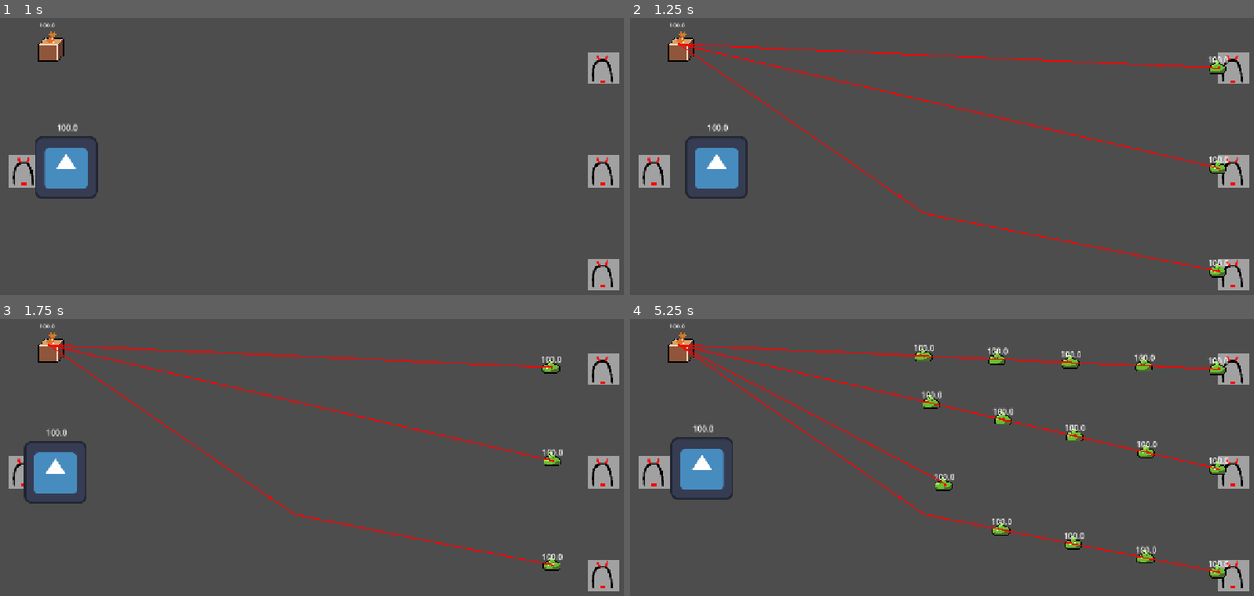
Above: before the commit, frames 1-4 (two rows, left to right).
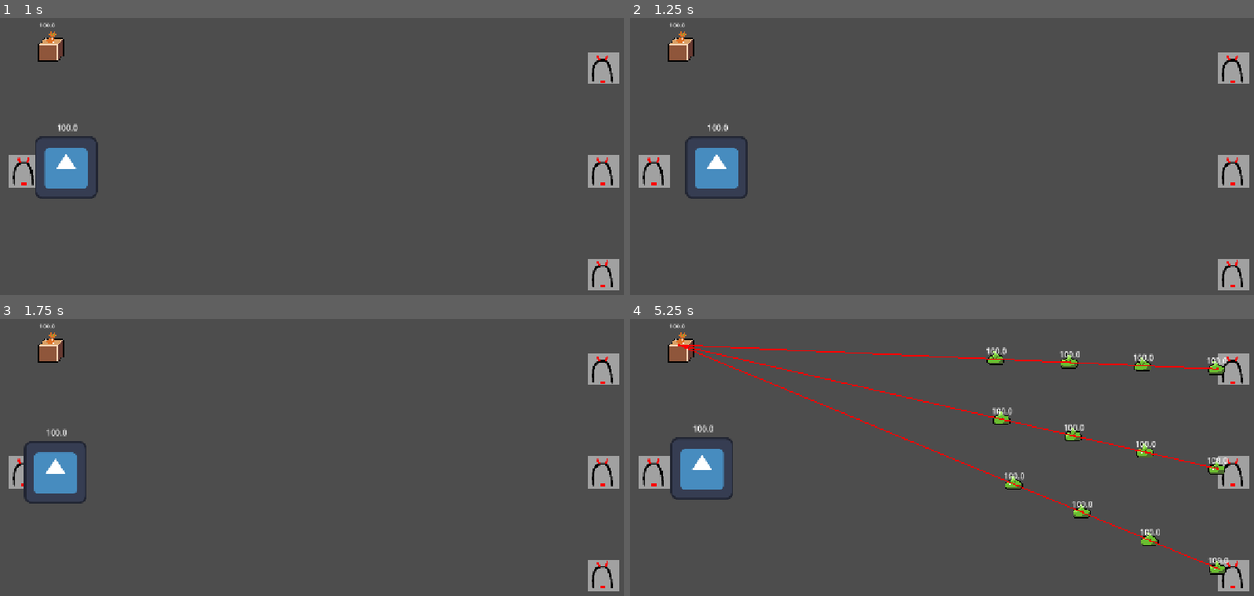
Above: after the commit, the same moments.

Repository: LukasReil/dungeon-ag
Game: Godot game, scene res://dungeonScene.tscn
Same seed, same stepped clock (60 frames per second), same inputs: the game is played once before the commit and once after it. The engine's default icon, where the game draws it, is replaced by a stand-in: a white triangle on a blue panel in a dark square.
Inputs:
- Up to frame 1 (1 s): tap Enter at 0.5 s; hold Right (Rechts) from 0.53 s (still down); tap W (Hoch) at 0.6 s
- Up to frame 2 (1.25 s): keep holding Right (Rechts)
- Up to frame 3 (1.75 s): release Right (Rechts) at 1.28 s; hold A (Links) from 1.28 s (still down); tap S (Runter) at 1.35 s
- Up to frame 4 (5.25 s): release A (Links) at 2.03 s; hold Shift (Sprint-key) 2.03-2.78 s; hold Right (Rechts) 2.03-3.53 s; tap one key every 0.75 s from 2.85 s: W (Hoch) S (Runter) Shift (Sprint-key) W (Hoch); hold A (Links) from 3.53 s (still down)

Frame 1 is identical in both runs. In frame 2, 1.6% of the frame differs, in the area x 7-96%, y 9-94%; in frame 3, 1.5%; in frame 4, 3.2%, in the area x 8-96%, y 9-94%.

Commit message:
Refactored Melee Attack System

Diff:
--- /dev/null
+++ b/Scrips/Tower.gd
@@ -0,0 +1,18 @@
+extends StaticBody2D
+
+@onready var anzeige: Label = $HealthLabel
+
+var Leben := 100.0
+
+func _ready() -> void:
+	pass
+
+func _process(delta: float) -> void:
+
+	anzeige.set_text(str(Leben))
+
+
+func _on_hitbox_area_shape_exited(area_rid: RID, area: Area2D, area_shape_index: int, local_shape_index: int) -> void:
+	var prj = area as Node2D as BaseProjectile
+	if prj != null:
+		Leben -= prj.damage
--- a/Scrips/baseprojektil.gd
+++ /dev/null
@@ -1,5 +0,0 @@
-extends Node2D
-class_name BaseProjektil
-
-@export var damage : float
-@export var pierce : float
--- a/Scrips/feind.gd
+++ b/Scrips/feind.gd
@@ -4,10 +4,6 @@
 @onready var nav2d: NavigationAgent2D = $NavigationAgent2D
 @onready var sprite_2d: Sprite2D = $Sprite2D
 @onready var health_label: Label = $Label
-@onready var attackRangeC2D: CollisionShape2D = $"Attack range/CollisionShape2D"
-
-@onready var attack_timer: Timer = $AttackTimer
-@onready var attack_persistance_timer: Timer = $AttackPersistanceTimer
 
 
 enum States {idle,moving,attacking}
@@ -88,7 +84,7 @@
 
 
 func _on_hitbox_area_shape_entered(area_rid: RID, area: Area2D, area_shape_index: int, local_shape_index: int) -> void:
-	var proj = area as Node2D as BaseProjektil
+	var proj = area as Node2D as BaseProjectile
 	if proj == null:
 		return
 
@@ -96,15 +92,3 @@
 
 	if Leben <= 0:
 		queue_free()
-
-
-func _on_attack_timer_timeout() -> void:
-	attackRangeC2D.disabled = false
-	attack_persistance_timer.start()
-
-
-
-
-func _on_attack_persistance_timer_timeout() -> void:
-	attackRangeC2D.disabled = true
-	attack_timer.start()
--- a/Szenen/feind.tscn
+++ b/Szenen/feind.tscn
@@ -2,10 +2,8 @@
 
 [ext_resource type="Script" uid="uid://bpbulxgx0ha6h" path="res://Scrips/feind.gd" id="1_pytia"]
 [ext_resource type="Texture2D" uid="uid://cly5qwvrek0il" path="res://Asset/Sprite-0001.png" id="2_drgsf"]
-[ext_resource type="Script" uid="uid://c01jc876s8dah" path="res://Scrips/baseprojektil.gd" id="3_drgsf"]
-
-[sub_resource type="CircleShape2D" id="CircleShape2D_6e5gl"]
-radius = 56.568542
+[ext_resource type="Script" uid="uid://0p8va7cx0p2v" path="res://level/roomElements/projectiles/melee_attack_system.gd" id="3_7nosr"]
+[ext_resource type="Script" uid="uid://c01jc876s8dah" path="res://level/roomElements/projectiles/base_projectile.gd" id="3_drgsf"]
 
 [sub_resource type="CapsuleShape2D" id="CapsuleShape2D_poog2"]
 height = 36.0
@@ -13,6 +11,9 @@
 [sub_resource type="CapsuleShape2D" id="CapsuleShape2D_aske4"]
 radius = 7.0
 height = 22.0
+
+[sub_resource type="CircleShape2D" id="CircleShape2D_1mxgh"]
+radius = 37.12142
 
 [node name="Feind" type="CharacterBody2D" unique_id=2020046729]
 collision_layer = 8
@@ -23,17 +24,6 @@
 texture_filter = 1
 position = Vector2(0, -8)
 texture = ExtResource("2_drgsf")
-
-[node name="Attack range" type="Area2D" parent="." unique_id=215858745]
-collision_layer = 64
-collision_mask = 0
-script = ExtResource("3_drgsf")
-damage = 10.0
-
-[node name="CollisionShape2D" type="CollisionShape2D" parent="Attack range" unique_id=441184566]
-shape = SubResource("CircleShape2D_6e5gl")
-disabled = true
-debug_color = Color(0.99627215, 0.4165959, 0.45443374, 0.41960785)
 
 [node name="NavigationAgent2D" type="NavigationAgent2D" parent="." unique_id=1574829332]
 debug_enabled = true
@@ -60,17 +50,27 @@
 offset_bottom = -5.0
 horizontal_alignment = 1
 
-[node name="AttackTimer" type="Timer" parent="." unique_id=595022129]
-wait_time = 0.9
-one_shot = true
+[node name="MeleeAttackSystem" type="Node2D" parent="." unique_id=404807631]
+script = ExtResource("3_7nosr")
+
+[node name="AttackRange" type="Area2D" parent="MeleeAttackSystem" unique_id=754171351]
+collision_layer = 64
+collision_mask = 0
+script = ExtResource("3_drgsf")
+damage = 10.0
+
+[node name="CollisionShape2D" type="CollisionShape2D" parent="MeleeAttackSystem/AttackRange" unique_id=2022616499]
+shape = SubResource("CircleShape2D_1mxgh")
+disabled = true
+
+[node name="AttackTime" type="Timer" parent="MeleeAttackSystem" unique_id=332714041]
 autostart = true
 
-[node name="AttackPersistanceTimer" type="Timer" parent="." unique_id=1678097185]
+[node name="DisableTimer" type="Timer" parent="MeleeAttackSystem" unique_id=1345511807]
 wait_time = 0.1
 one_shot = true
 
-[connection signal="area_shape_entered" from="Attack range" to="." method="_on_area_2d_area_shape_entered"]
 [connection signal="area_shape_entered" from="Hitbox" to="." method="_on_hitbox_area_shape_entered"]
 [connection signal="body_entered" from="Hitbox" to="." method="_on_hitbox_body_entered"]
-[connection signal="timeout" from="AttackTimer" to="." method="_on_attack_timer_timeout"]
-[connection signal="timeout" from="AttackPersistanceTimer" to="." method="_on_attack_persistance_timer_timeout"]
+[connection signal="timeout" from="MeleeAttackSystem/AttackTime" to="MeleeAttackSystem" method="_on_attack_time_timeout"]
+[connection signal="timeout" from="MeleeAttackSystem/DisableTimer" to="MeleeAttackSystem" method="_on_disable_timer_timeout"]
--- a/Szenen/tower.tscn
+++ b/Szenen/tower.tscn
@@ -1,14 +1,12 @@
 [gd_scene format=3 uid="uid://r32w6kpyiojw"]
 
-[ext_resource type="Script" uid="uid://bxdwdhqij4hpi" path="res://Tower.gd" id="1_16bow"]
+[ext_resource type="Script" uid="uid://bxdwdhqij4hpi" path="res://Scrips/Tower.gd" id="1_16bow"]
 [ext_resource type="Texture2D" uid="uid://bg0ptsnv4fta0" path="res://Asset/Sprite-0002.png" id="2_2pis0"]
-[ext_resource type="Script" uid="uid://c01jc876s8dah" path="res://Scrips/baseprojektil.gd" id="3_2pis0"]
+[ext_resource type="Script" uid="uid://0p8va7cx0p2v" path="res://level/roomElements/projectiles/melee_attack_system.gd" id="3_2pis0"]
+[ext_resource type="Script" uid="uid://c01jc876s8dah" path="res://level/roomElements/projectiles/base_projectile.gd" id="4_wimhw"]
 
 [sub_resource type="RectangleShape2D" id="RectangleShape2D_aske4"]
 size = Vector2(52, 48)
-
-[sub_resource type="CircleShape2D" id="CircleShape2D_aske4"]
-radius = 103.01942
 
 [sub_resource type="LabelSettings" id="LabelSettings_aske4"]
 font_size = 12
@@ -16,10 +14,13 @@
 [sub_resource type="RectangleShape2D" id="RectangleShape2D_6e5gl"]
 size = Vector2(53, 50)
 
+[sub_resource type="CircleShape2D" id="CircleShape2D_aske4"]
+radius = 103.01942
+
 [node name="Tower" type="StaticBody2D" unique_id=1281357301]
 script = ExtResource("1_16bow")
 
-[node name="CollisionShape2D" type="CollisionShape2D" parent="." unique_id=1973493116]
+[node name="CollisionBox" type="CollisionShape2D" parent="." unique_id=1973493116]
 position = Vector2(4, -5)
 shape = SubResource("RectangleShape2D_aske4")
 
@@ -28,30 +29,12 @@
 position = Vector2(6, -40)
 texture = ExtResource("2_2pis0")
 
-[node name="Kampfreichweite" type="Area2D" parent="." unique_id=947794808]
-collision_layer = 16
-collision_mask = 0
-script = ExtResource("3_2pis0")
-damage = 100.0
-
-[node name="CollisionShape2D" type="CollisionShape2D" parent="Kampfreichweite" unique_id=1948845947]
-shape = SubResource("CircleShape2D_aske4")
-disabled = true
-
-[node name="Label" type="Label" parent="." unique_id=1519462798]
+[node name="HealthLabel" type="Label" parent="." unique_id=1519462798]
 offset_left = -20.0
 offset_top = -64.0
 offset_right = 20.0
 offset_bottom = -41.0
 label_settings = SubResource("LabelSettings_aske4")
-
-[node name="Startzeit" type="Timer" parent="." unique_id=1373901429]
-wait_time = 5.0
-one_shot = true
-
-[node name="dauer" type="Timer" parent="." unique_id=249070526]
-wait_time = 0.1
-one_shot = true
 
 [node name="Hitbox" type="Area2D" parent="." unique_id=264051277]
 collision_layer = 0
@@ -61,7 +44,28 @@
 position = Vector2(4.5, -5)
 shape = SubResource("RectangleShape2D_6e5gl")
 
-[connection signal="timeout" from="Startzeit" to="." method="auszeit"]
-[connection signal="timeout" from="dauer" to="." method="dauer"]
+[node name="MeleeAttackSystem" type="Node2D" parent="." unique_id=404807631]
+script = ExtResource("3_2pis0")
+
+[node name="AttackRange" type="Area2D" parent="MeleeAttackSystem" unique_id=754171351]
+collision_layer = 16
+collision_mask = 0
+script = ExtResource("4_wimhw")
+damage = 100.0
+
+[node name="CollisionShape2D" type="CollisionShape2D" parent="MeleeAttackSystem/AttackRange" unique_id=2022616499]
+shape = SubResource("CircleShape2D_aske4")
+disabled = true
+
+[node name="AttackTime" type="Timer" parent="MeleeAttackSystem" unique_id=332714041]
+wait_time = 5.0
+autostart = true
+
+[node name="DisableTimer" type="Timer" parent="MeleeAttackSystem" unique_id=1345511807]
+wait_time = 0.1
+one_shot = true
+
 [connection signal="area_shape_exited" from="Hitbox" to="." method="_on_hitbox_area_shape_exited"]
 [connection signal="body_entered" from="Hitbox" to="." method="_feindaua"]
+[connection signal="timeout" from="MeleeAttackSystem/AttackTime" to="MeleeAttackSystem" method="_on_attack_time_timeout"]
+[connection signal="timeout" from="MeleeAttackSystem/DisableTimer" to="MeleeAttackSystem" method="_on_disable_timer_timeout"]
--- a/Tower.gd
+++ /dev/null
@@ -1,35 +0,0 @@
-extends StaticBody2D
-
-@onready var kampfreichweite: Area2D = $Kampfreichweite
-@onready var c2d: CollisionShape2D = $Kampfreichweite/CollisionShape2D
-@onready var anzeige: Label = $Label
-@onready var deauer: Timer = $dauer
-@onready var startzeit: Timer = $Startzeit
-
-var Leben := 100.0
-
-func _ready() -> void:
-	c2d.disabled = true
-	startzeit.start()
-
-func _process(delta: float) -> void:
-
-	anzeige.set_text(str(Leben))
-
-
-func auszeit() -> void:
-	c2d.disabled = false
-	deauer.start()
-	pass # Replace with function body.
-
-
-func dauer() -> void:
-	startzeit.start()
-	c2d.disabled = true
-
-
-func _on_hitbox_area_shape_exited(area_rid: RID, area: Area2D, area_shape_index: int, local_shape_index: int) -> void:
-	var prj = area as Node2D as BaseProjektil
-	if prj != null:
-		Leben -= prj.damage
-	pass
--- /dev/null
+++ b/level/roomElements/projectiles/base_projectile.gd
@@ -0,0 +1,22 @@
+class_name BaseProjectile
+extends Node2D
+
+signal projectile_destroyed(uid: int)
+
+@export var damage: float
+@export var pierce: float = INF
+
+var uid: int
+
+func init(uid: int) -> void:
+	self.uid = uid
+
+func hit(hardness: float) -> void:
+	pierce -= hardness
+	if pierce <= 0:
+		projectile_destroyed.emit(uid)
+		_on_projectile_destroyed()
+		queue_free()
+
+func _on_projectile_destroyed() -> void:
+	pass
--- /dev/null
+++ b/level/roomElements/projectiles/melee_attack_system.gd
@@ -0,0 +1,22 @@
+class_name MeleeAttackSystem
+extends Node2D
+
+@onready var attack_range_c2d: CollisionShape2D = $AttackRange/CollisionShape2D
+@onready var disable_timer: Timer = $DisableTimer
+
+
+func _ready() -> void:
+	pass
+
+
+func _process(delta: float) -> void:
+	pass
+
+
+func _on_attack_time_timeout() -> void:
+	attack_range_c2d.disabled = false
+	disable_timer.start()
+
+
+func _on_disable_timer_timeout() -> void:
+	attack_range_c2d.disabled = true
--- /dev/null
+++ b/level/roomElements/projectiles/melee_attack_system.tscn
@@ -0,0 +1,31 @@
+[gd_scene format=3 uid="uid://xvooudt1el64"]
+
+[ext_resource type="Script" uid="uid://0p8va7cx0p2v" path="res://level/roomElements/projectiles/melee_attack_system.gd" id="1_gghy0"]
+[ext_resource type="Script" uid="uid://c01jc876s8dah" path="res://level/roomElements/projectiles/base_projectile.gd" id="2_7jxwt"]
+
+[sub_resource type="CircleShape2D" id="CircleShape2D_aske4"]
+radius = 103.01942
+
+[node name="MeleeAttackSystem" type="Node2D" unique_id=404807631]
+script = ExtResource("1_gghy0")
+
+[node name="AttackRange" type="Area2D" parent="." unique_id=754171351]
+collision_layer = 16
+collision_mask = 0
+script = ExtResource("2_7jxwt")
+damage = 100.0
+
+[node name="CollisionShape2D" type="CollisionShape2D" parent="AttackRange" unique_id=2022616499]
+shape = SubResource("CircleShape2D_aske4")
+disabled = true
+
+[node name="AttackTime" type="Timer" parent="." unique_id=332714041]
+wait_time = 5.0
+autostart = true
+
+[node name="DisableTimer" type="Timer" parent="." unique_id=1345511807]
+wait_time = 0.1
+one_shot = true
+
+[connection signal="timeout" from="AttackTime" to="." method="_on_attack_time_timeout"]
+[connection signal="timeout" from="DisableTimer" to="." method="_on_disable_timer_timeout"]
--- a/level/roomElements/roomScene.tscn
+++ b/level/roomElements/roomScene.tscn
@@ -12,9 +12,9 @@
 [sub_resource type="WorldBoundaryShape2D" id="WorldBoundaryShape2D_wrlb0"]
 
 [sub_resource type="NavigationPolygon" id="NavigationPolygon_poog2"]
-vertices = PackedVector2Array(661.78906, 400, 1236.0703, 36.953125, 1240.9219, 680.9922, 656.72656, 418.89844, 656.72656, 381.10156, 642.89844, 367.27344, 31.96875, 31.039063, 624, 362.21094, 605.10156, 367.27344, 30.023438, 680, 591.27344, 381.10156, 586.21094, 400, 591.27344, 418.89844, 605.10156, 432.72656, 624, 437.78906, 642.89844, 432.72656)
-polygons = Array[PackedInt32Array]([PackedInt32Array(0, 1, 2, 3), PackedInt32Array(1, 0, 4), PackedInt32Array(1, 4, 5), PackedInt32Array(6, 1, 5, 7), PackedInt32Array(6, 7, 8), PackedInt32Array(9, 6, 8, 10), PackedInt32Array(9, 10, 11), PackedInt32Array(9, 11, 12), PackedInt32Array(9, 12, 13), PackedInt32Array(2, 9, 13, 14), PackedInt32Array(2, 14, 15), PackedInt32Array(2, 15, 3)])
-outlines = Array[PackedVector2Array]([PackedVector2Array(1246, 27, 22, 21, 20, 690, 1251, 691)])
+vertices = PackedVector2Array(1277, 698, 17, 698, 17, -2, 1277, -2)
+polygons = Array[PackedInt32Array]([PackedInt32Array(0, 1, 2, 3)])
+outlines = Array[PackedVector2Array]([PackedVector2Array(1287, -12, 7, -12, 7, 708, 1287, 708)])
 
 [node name="Room" type="Node2D" unique_id=1880088253]
 script = ExtResource("1_epup7")
@@ -67,7 +67,6 @@
 POSSIBLE_ENEMIES = Array[PackedScene]([ExtResource("7_0pw13")])
 
 [node name="WaveStartTimer" type="Timer" parent="WaveManager" unique_id=395009508]
-wait_time = 0.004
 one_shot = true
 autostart = true
 
@@ -75,12 +74,6 @@
 position = Vector2(-7, 12)
 navigation_polygon = SubResource("NavigationPolygon_poog2")
 
-[node name="NavigationObstacle2D" type="NavigationObstacle2D" parent="NavigationRegion2D" unique_id=1584617443]
-position = Vector2(624, 400)
-radius = 37.79
-affect_navigation_mesh = true
-carve_navigation_mesh = true
-
 [node name="Tower" parent="." unique_id=1281357301 instance=ExtResource("8_6iyi3")]
 position = Vector2(100, 116)
 
Renamed: Tower.gd.uid -> Scrips/Tower.gd.uid
Renamed: Scrips/baseprojektil.gd.uid -> level/roomElements/projectiles/base_projectile.gd.uid
Not shown, added: level/roomElements/projectiles/melee_attack_system.gd.uid
